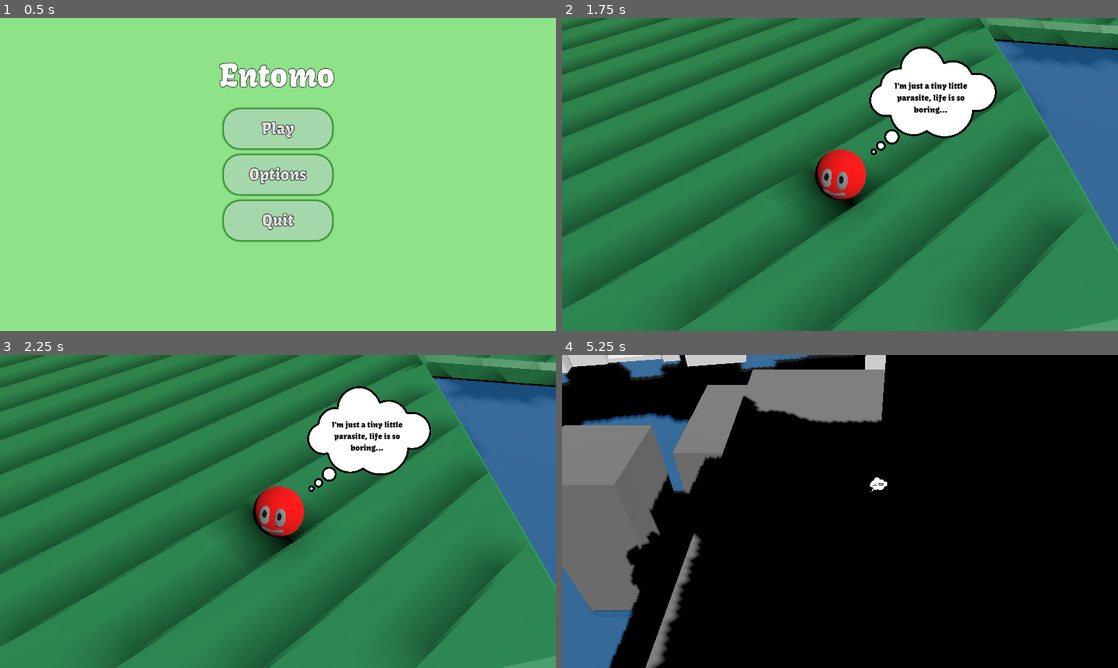
Above: before the commit, frames 1-4 (two rows, left to right).
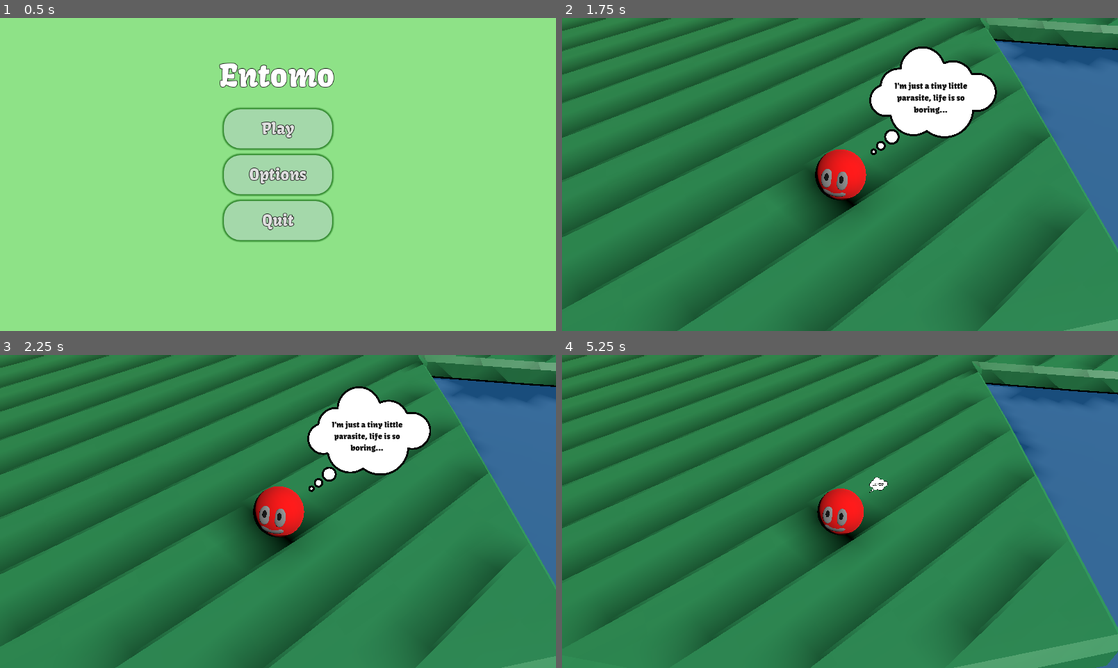
Above: after the commit, the same moments.

Repository: melonboyo/entomo
Game: Godot game, scene res://Scenes/Menus/MainMenu/MainMenu.tscn
The game is run twice, just before and just after one commit, with the same random seed, the same clock (stepped at 60 frames per second) and the same inputs.
Inputs (mouse positions are in pixels of both pictures, inside the frame that each line leads up to):
- Up to frame 1 (0.5 s): no input
- Up to frame 2 (1.75 s): click "Play" at 0.5 s; tap Enter at 1.25 s; move the mouse to (962, 158) at 1.27 s; hold D (move_right) from 1.28 s (still down); tap E (interact) at 1.35 s; click (962, 158) at 1.42 s; tap Space (move_jump) at 1.52 s
- Up to frame 3 (2.25 s): release D (move_right) at 2 s; tap Enter at 2 s; drag from (166, 527) to (250, 574) at 2.02 s
- Up to frame 4 (5.25 s): tap Enter every 0.75 s from 2.75 to 5 s; move the mouse to (895, 442) at 2.77 s; hold D (move_right) 2.78-3.5 s; tap Shift at 2.85 s; drag from (812, 574) to (673, 464) at 3.52 s; move the mouse to (1006, 558) at 4.27 s; hold A (move_left) 4.28-5 s; tap E (interact) at 4.35 s; tap Space (move_jump) at 4.52 s; drag from (673, 464) to (756, 433) at 5.02 s

Frame 1 is identical in both runs. In frame 2, 0.1% of the frame differs, in the area x 0-100%, y 0-100%; in frame 3, 0.1%; in frame 4, 100%.

Commit message:
Changed Frog Position

Diff:
--- a/Scenes/Levels/level1.tscn
+++ b/Scenes/Levels/level1.tscn
@@ -57,7 +57,7 @@
 transform = Transform3D(1.01827, 0, 0, 0, 1.01827, 0, 0, 0, 1.01827, 0, 0, 0)
 
 [node name="GameStateManager" parent="." node_paths=PackedStringArray("currentPossessedCreature", "camera", "first_flag", "tutorial_prompt", "final_camera_focus") instance=ExtResource("2_cqo16")]
-currentPossessedCreature = NodePath("../Frog")
+currentPossessedCreature = NodePath("../Parasite")
 camera = NodePath("../CameraRoot/RotationRoot/Camera3D")
 first_flag = NodePath("../Blockout/Flags/Flag1")
 tutorial_prompt = NodePath("../TutorialPrompt")
@@ -81,7 +81,7 @@
 game_state_manager = NodePath("../GameStateManager")
 
 [node name="Frog" parent="." node_paths=PackedStringArray("game_state_manager") instance=ExtResource("8_slu6r")]
-transform = Transform3D(-0.960326, 0, -0.205473, 0, 0.982059, 0, 0.205473, 0, -0.960326, 456.606, 452.471, -182.708)
+transform = Transform3D(-0.960327, 0, -0.205473, 0, 0.982059, 0, 0.205473, 0, -0.960327, -5.83656, 73.0741, 142.506)
 game_state_manager = NodePath("../GameStateManager")
 
 [node name="CameraRoot" type="Node3D" parent="." node_paths=PackedStringArray("camera", "game_state_manager", "focus")]
